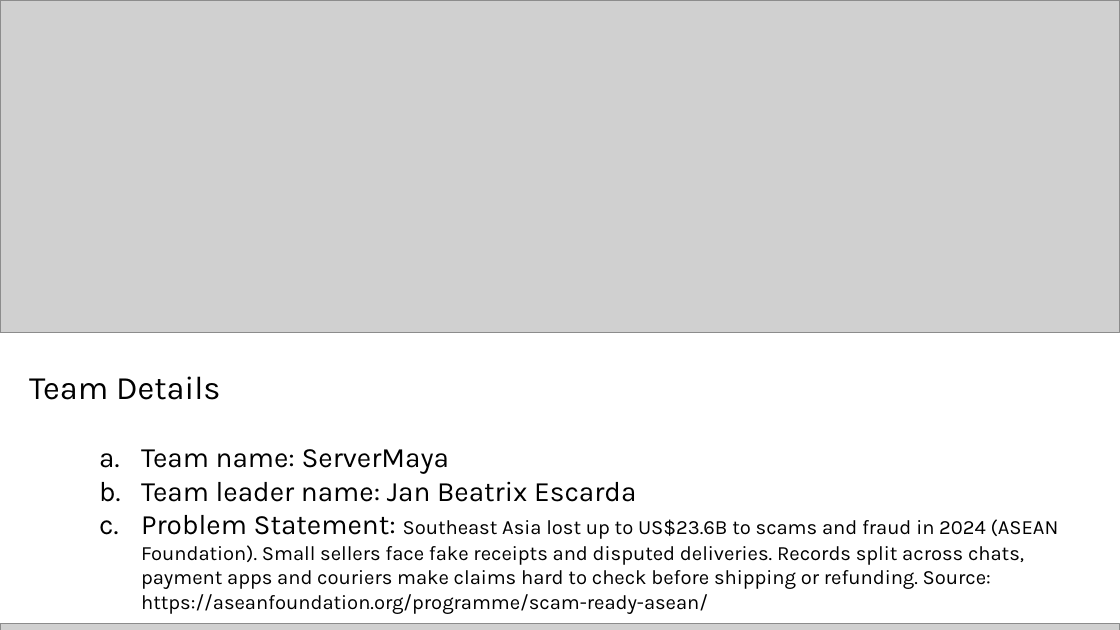
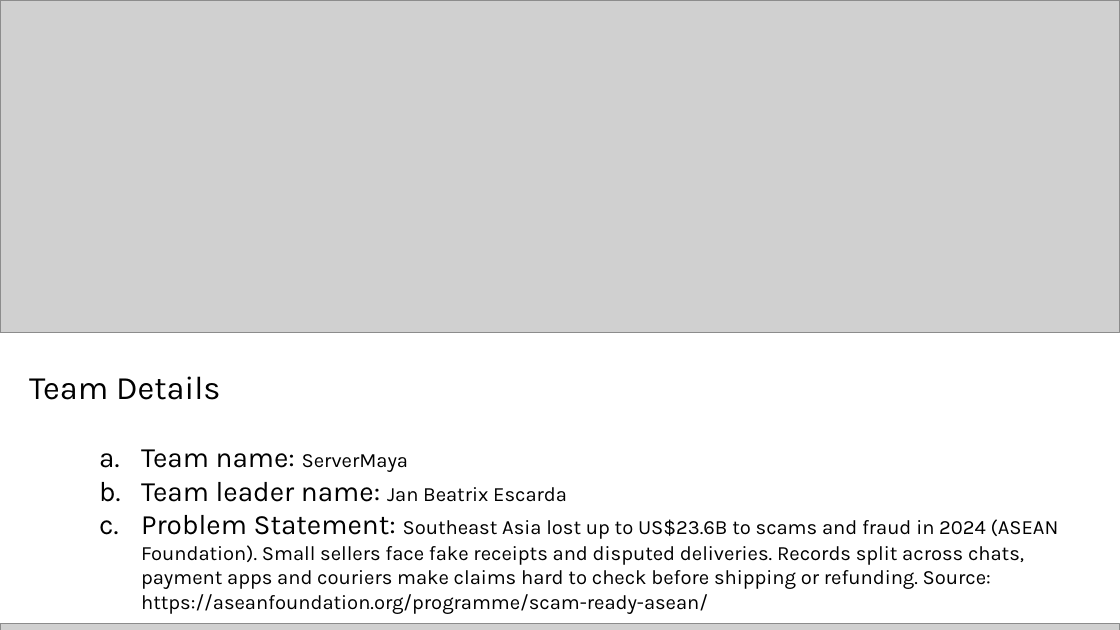
Before and after one commit to kevsoriano/servermaya, a slide deck: slide 1 of docs/Team ServerMaya Submission _ AI Builder Cup.pptx. Drawn at 1120x630 pixels with LibreOffice and Linux fonts; fonts in the diff are those of the drawing; grey boxes stand for pictures. Boxes give left, top, right and bottom in pixels: in the first picture for what was removed or moved away, otherwise in the second. Text is boxed around its words. In the diff, an @@ line names an element or a change of style, - is before the commit and + after.

```diff
--- a/docs/Team ServerMaya Submission _ AI Builder Cup.pptx
+++ b/docs/Team ServerMaya Submission _ AI Builder Cup.pptx
@@ text at [141,449,567,502]: size 18 to 13 pt in "ServerMaya", "Jan Beatrix Escarda" @@
```
Also in this commit, not shown: 8 other slides changed, 1 other file.
